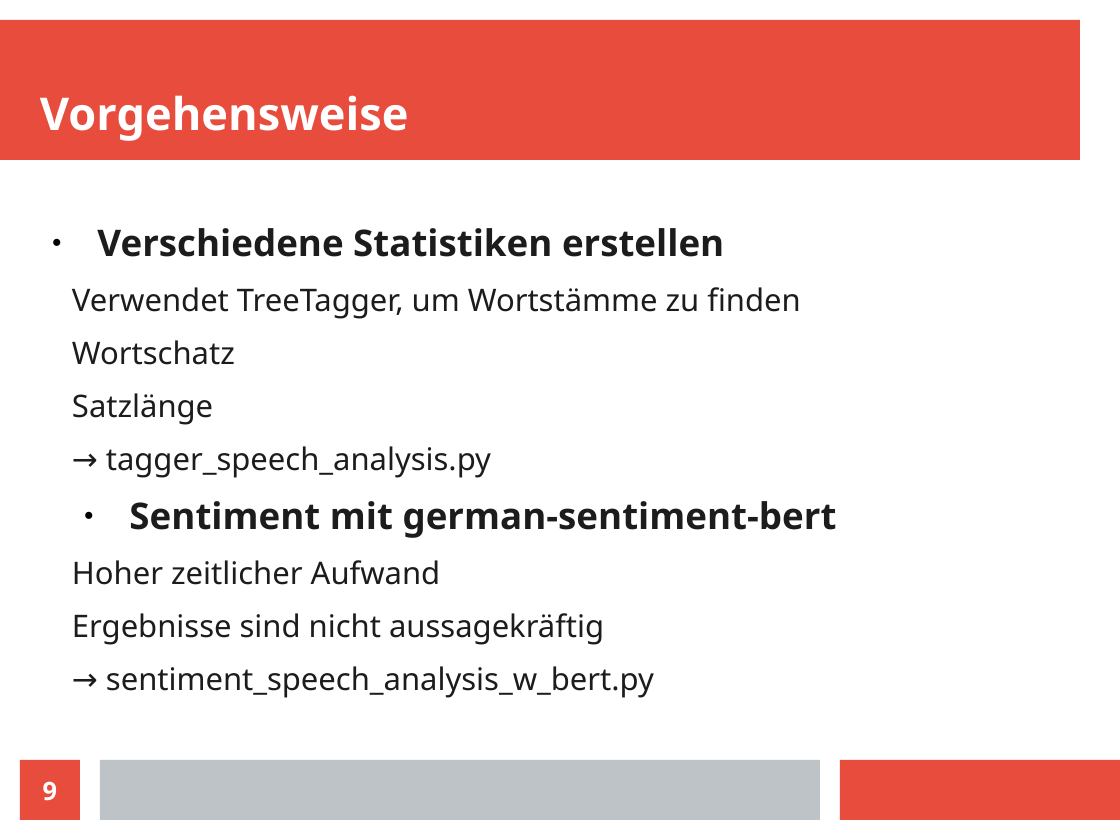
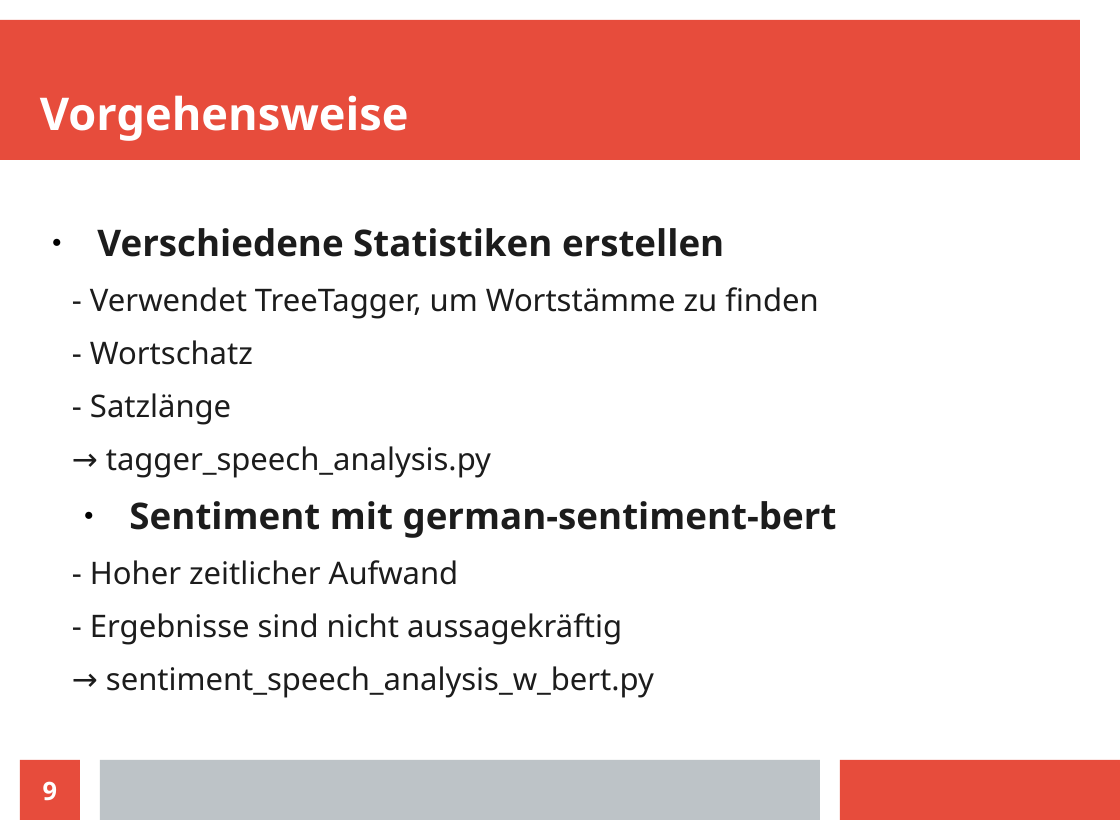
Before and after one commit to 0LL13/open_speech, a slide deck: slide 9 of speech_analysis.odp. Drawn at 1120x840 pixels with LibreOffice and Linux fonts; fonts in the diff are those of the drawing. Boxes give left, top, right and bottom in pixels: in the first picture for what was removed or moved away, otherwise in the second. Text is boxed around its words. In the diff, an @@ line names an element or a change of style, - is before the commit and + after.

```diff
--- a/speech_analysis.odp
+++ b/speech_analysis.odp
@@ text at (x1=90, y1=287, x2=818, y2=425): text changed @@
-  Verwendet TreeTagger, um Wortstämme zu finden
-  Wortschatz
-  Satzlänge
+  - Verwendet TreeTagger, um Wortstämme zu finden
+  - Wortschatz
+  - Satzlänge
@@ text at (x1=90, y1=560, x2=622, y2=645): text changed @@
-  Hoher zeitlicher Aufwand
-  Ergebnisse sind nicht aussagekräftig
+  - Hoher zeitlicher Aufwand
+  - Ergebnisse sind nicht aussagekräftig
```
Also in this commit, not shown: 3 other slides changed, 2 other files.
